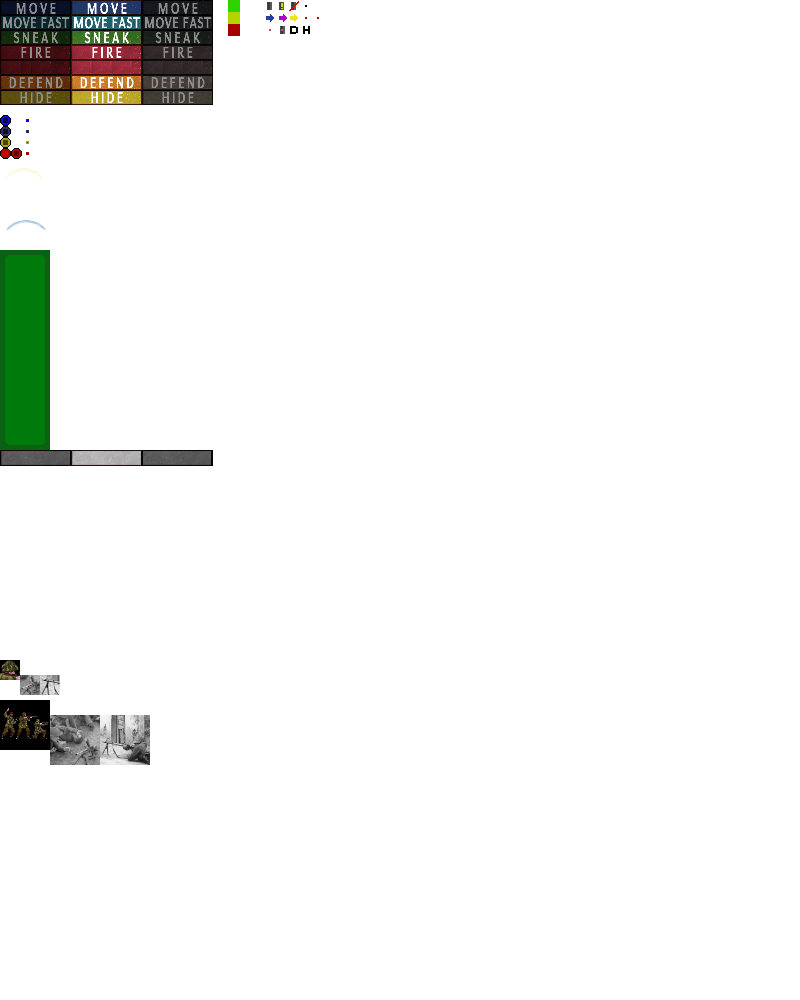
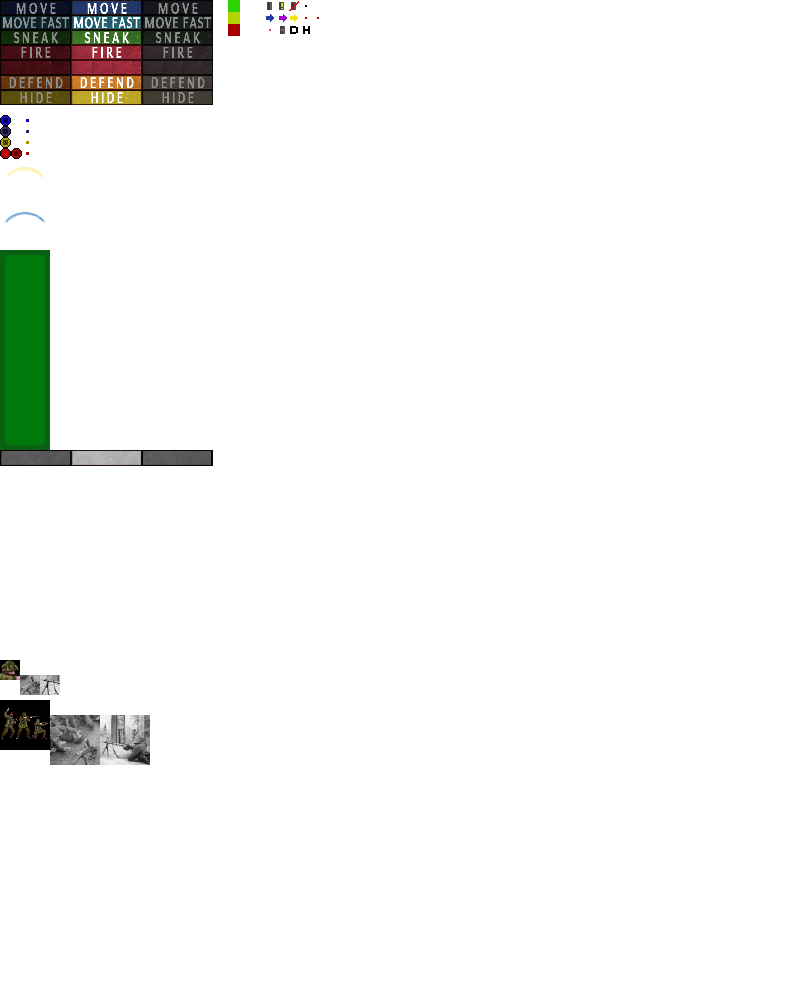
Comparing the layer stacks of the two w=800, h=1000 images. Changes:
painted on "ui.png" over (x1=4, y1=167, x2=47, y2=231)
